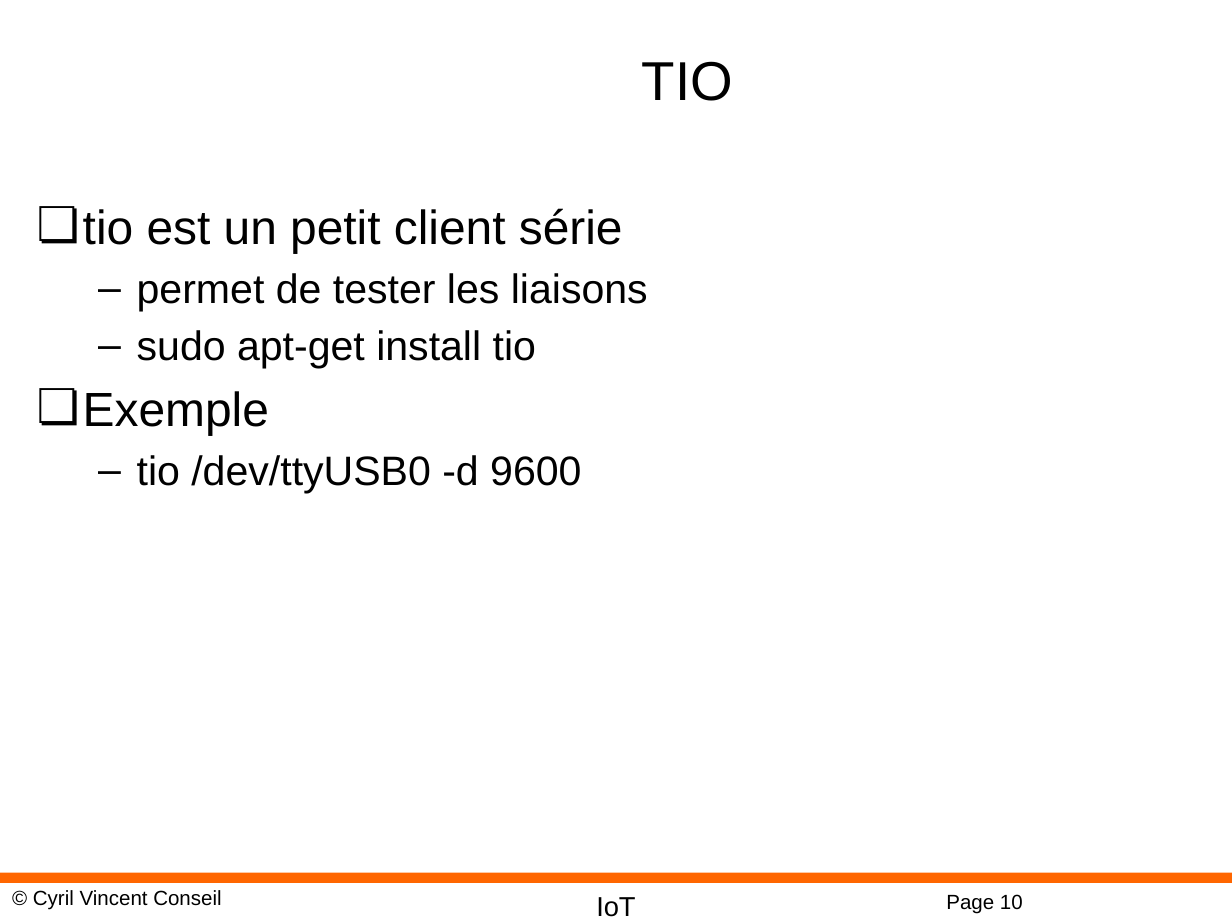
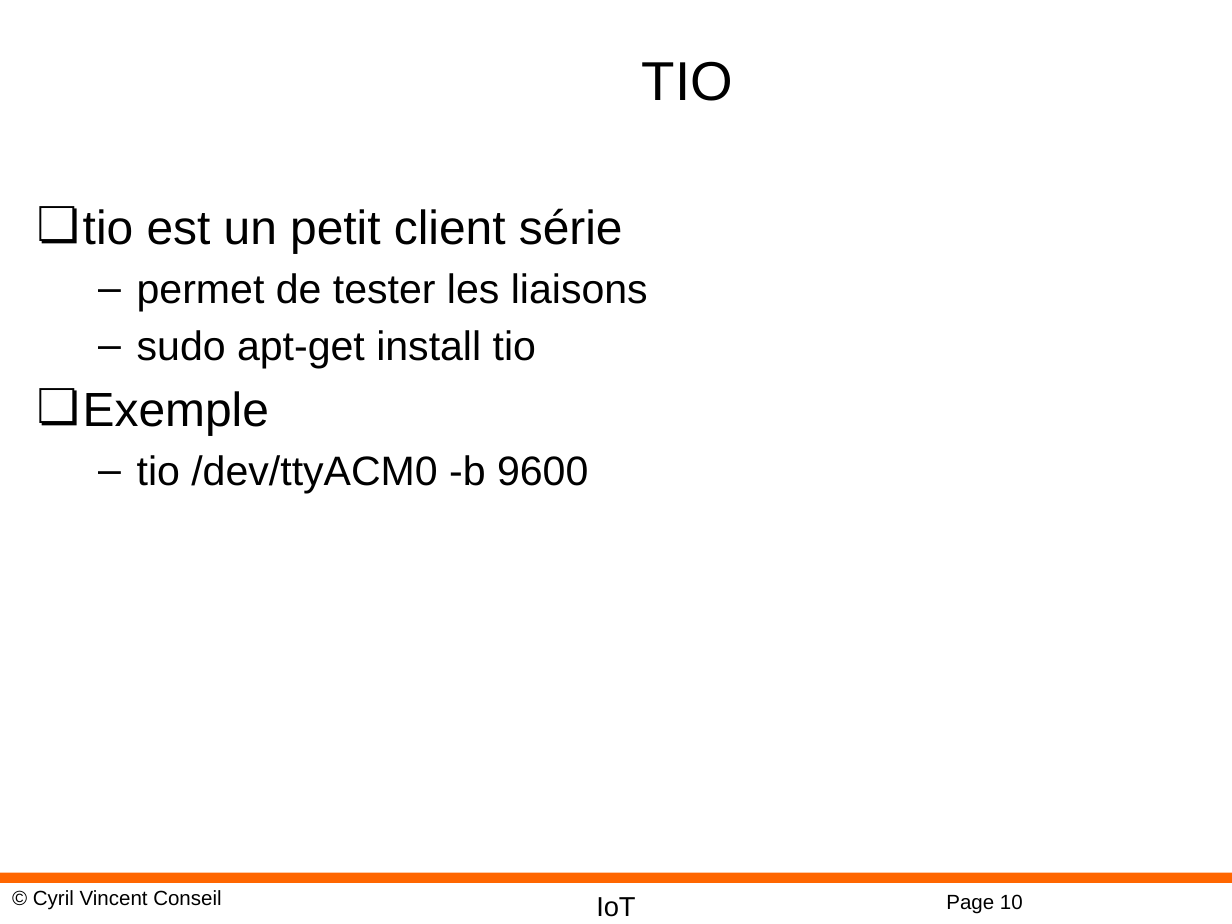
Before and after one commit to cyrilvincent/IoT, a slide deck: slide 10 of ppt/IoT08-Wire.pptx. Drawn at 1232x924 pixels with LibreOffice and Linux fonts; fonts in the diff are those of the drawing; background and template pictures are left out. Boxes give left, top, right and bottom in pixels: in the first picture for what was removed or moved away, otherwise in the second. Text is boxed around its words. In the diff, an @@ line names an element or a change of style, - is before the commit and + after.

```diff
--- a/ppt/IoT08-Wire.pptx
+++ b/ppt/IoT08-Wire.pptx
@@ text at [137,455,588,493]: text changed @@
-  – tio /dev/ttyUSB0 -d 9600
+  – tio /dev/ttyACM0 -b 9600
```
Also in this commit, not shown: 2 other slides changed, 4 other files.
